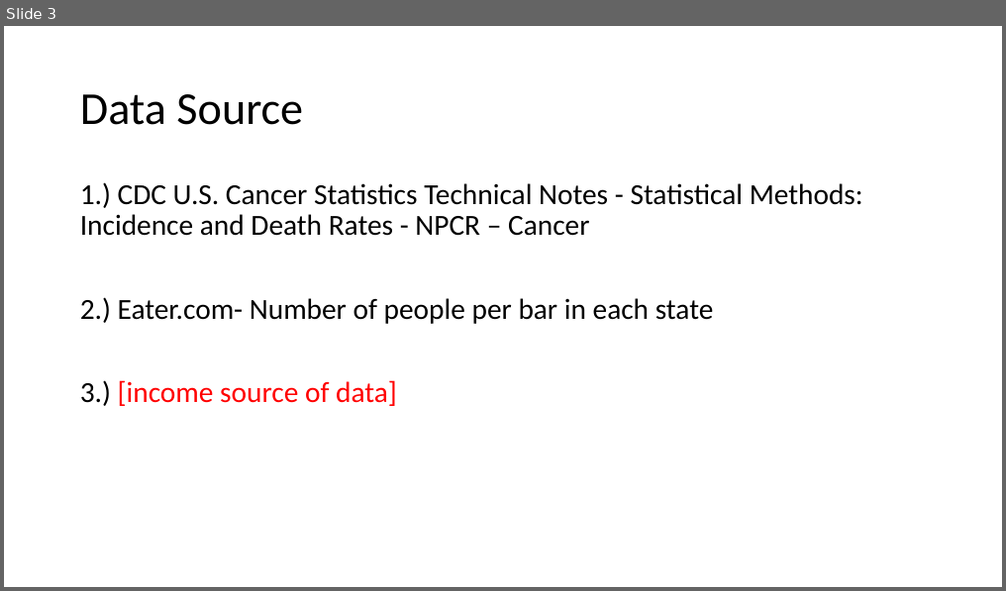
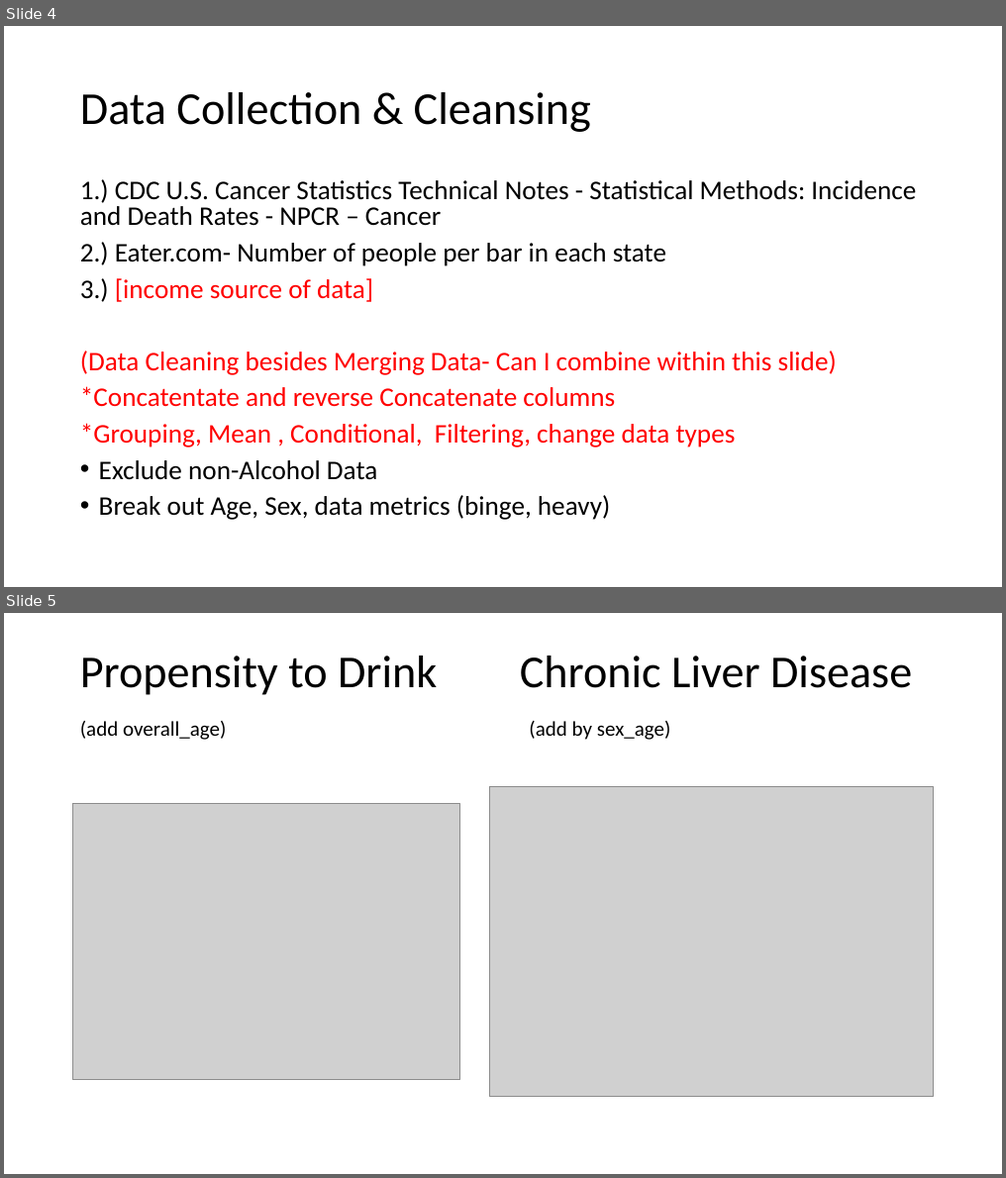
Before and after one commit to cmtaflin/Groupb2, a slide deck: Caused of Alcoholism.pptx. Shown one above the other, each under a label of ours: slide 3 before the commit, slides 4 and 5 after it. The pictures are 1006x591 and 1006x1178 pixels, drawn with LibreOffice and Linux fonts; fonts in the diff are those of the drawing; grey boxes stand for pictures. Boxes give left, top, right and bottom in pixels: in the first picture for what was removed or moved away, otherwise in the second. Text is boxed around its words. In the diff, an @@ line names an element or a change of style, - is before the commit and + after.

```diff
--- a/Caused of Alcoholism.pptx
+++ b/Caused of Alcoholism.pptx
@@ slide 5 added at box(4, 613, 1002, 1174), background #FFFFFF @@
@@ title added at box(80, 656, 912, 740), 44 pt, text #000000 @@
+Propensity to Drink Chronic Liver Disease
+(add overall_age) (add by sex_age)
@@ picture added at box(489, 786, 934, 1096) @@
@@ picture added at box(73, 803, 460, 1080) @@
@@ what was slide 3 is now slide 4 @@
@@ slide 4 changed as well @@
@@ title at box(80, 92, 591, 132): text changed @@
-Data Source
+Data Collection & Cleansing
@@ text at box(80, 179, 916, 302): size 28 to 25.9 pt in "1.) CDC U.S. Cancer Statistics Technical Notes ...", "2.) Eater.com- Number of people per bar ...", "3.) [income source of data]"; line spacing 0.9 to 0.8 @@
@@ text at box(80, 351, 837, 520): paragraphs added @@
+(Data Cleaning besides Merging Data- Can I combine within this slide)
+*Concatentate and reverse Concatenate columns
+*Grouping, Mean , Conditional, Filtering, change data types
+• Exclude non-Alcohol Data
+• Break out Age, Sex, data metrics (binge, heavy)
```
Also in this commit, not shown: 2 other slides changed, 6 other slides added, 1 slide removed, 4 other files.
